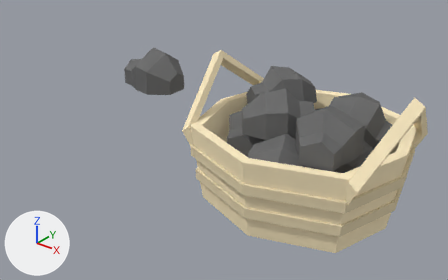
Renders of the Blender file scripts/mining/resources/coal.blend from each side of a commit.
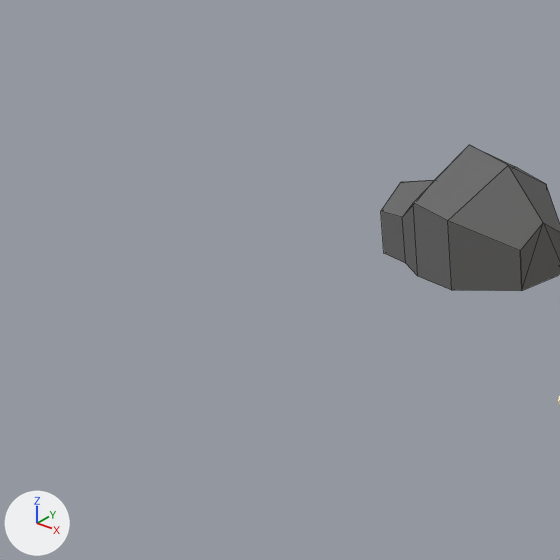
Each version appears first whole from a 50 mm lens placed at (1.4, -2.374, 1.311), pointed at (-0.561, 0.078, -0.209), and next in a close-up on the part from 0% to 41% of the width and 0% to 65% of the height. Every picture has the same lights, and +X, +Y and +Z are marked at lower left. The close-ups show mesh edges as thin lines.

The first close-up shows 'coal'.
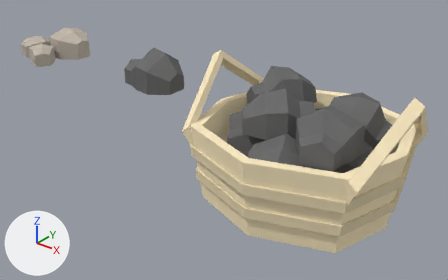
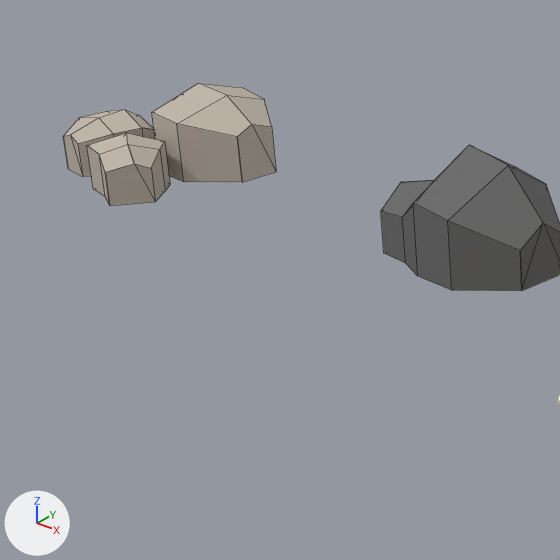
What differs and where, as boxes (x1, y1, x2, y2) in the close-ups (560 x 560 px):
'coal.004', added: after (63, 83, 276, 206)

The edits, one by one:
Material 'blank' (mat_blank) is new.
Its base color is (0.54, 0.48, 0.41) (light grey #c2b8ac).
Mesh me_cube_003 is new.
It has 230 vertices, 54 faces, 10 loose edges and spans x -0.442..0.38, y -0.338..0.57, z -0.008..0.333.
It uses material mat_blank (light grey #c2b8ac).
Object 'coal.004' (ob_coal_004) is new; it shows me_cube_003.
Its location is (-2.0, 0.0, 0.0).
Its scale is (0.5, 0.5, 0.5).
